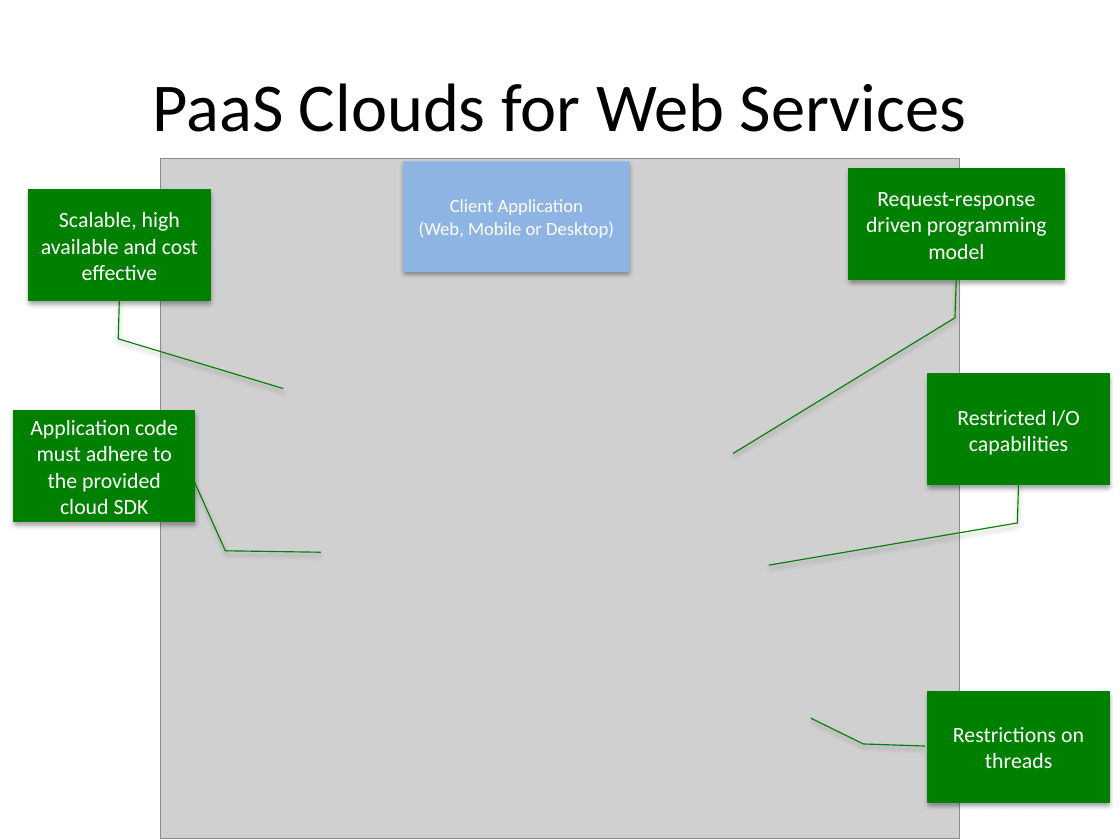
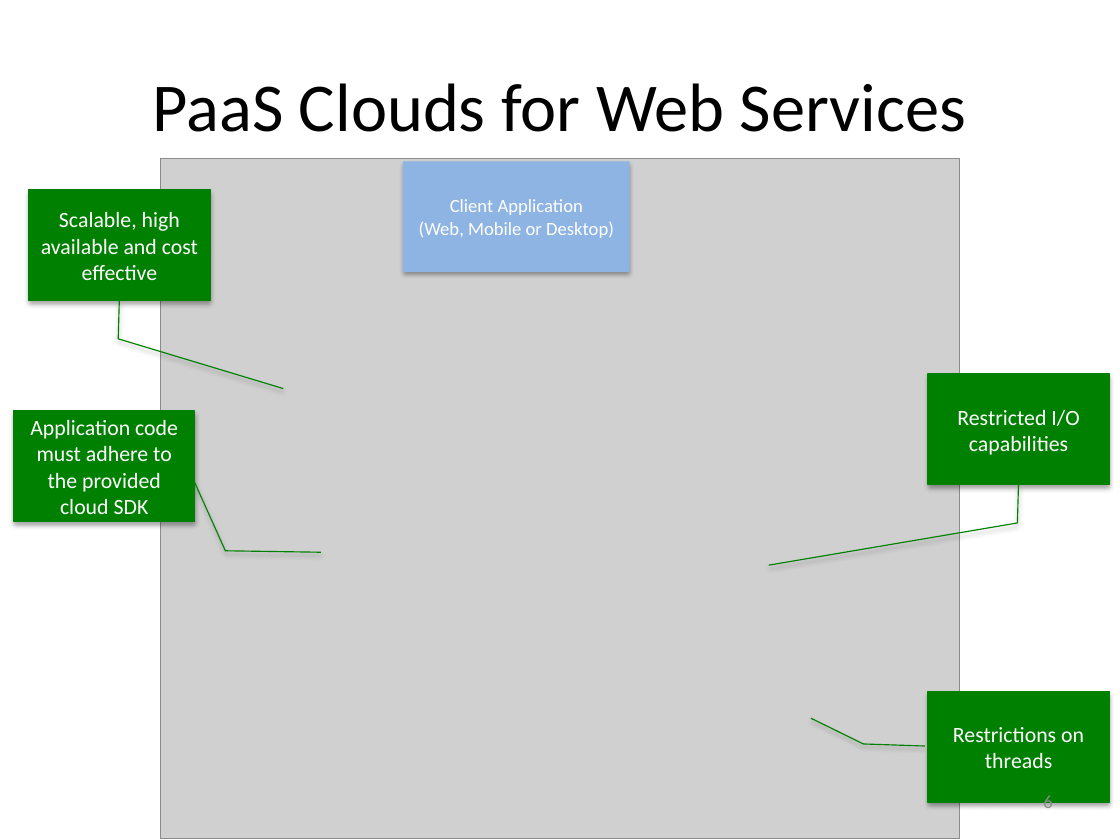
Before and after one commit to Dithn/eager-appscale, a slide deck: slide 6 of Eager/paper/socc15/cerebro_socc_presentation-v2.pptx (slide 7 before the commit). Drawn at 1120x840 pixels with LibreOffice and Linux fonts; fonts in the diff are those of the drawing; grey boxes stand for pictures. Boxes give left, top, right and bottom in pixels: in the first picture for what was removed or moved away, otherwise in the second. Text is boxed around its words. In the diff, an @@ line names an element or a change of style, - is before the commit and + after.

```diff
--- a/Eager/paper/socc15/cerebro_socc_presentation-v2.pptx
+++ b/Eager/paper/socc15/cerebro_socc_presentation-v2.pptx
@@ border callout removed at (x1=849, y1=169, x2=1064, y2=280) @@
-Request-response driven programming model
@@ page number added at (x1=1043, y1=793, x2=1052, y2=814), 12 pt, text #8C8C8C @@
+6
```
Also in this commit, not shown: 12 other slides changed, 1 other file.
